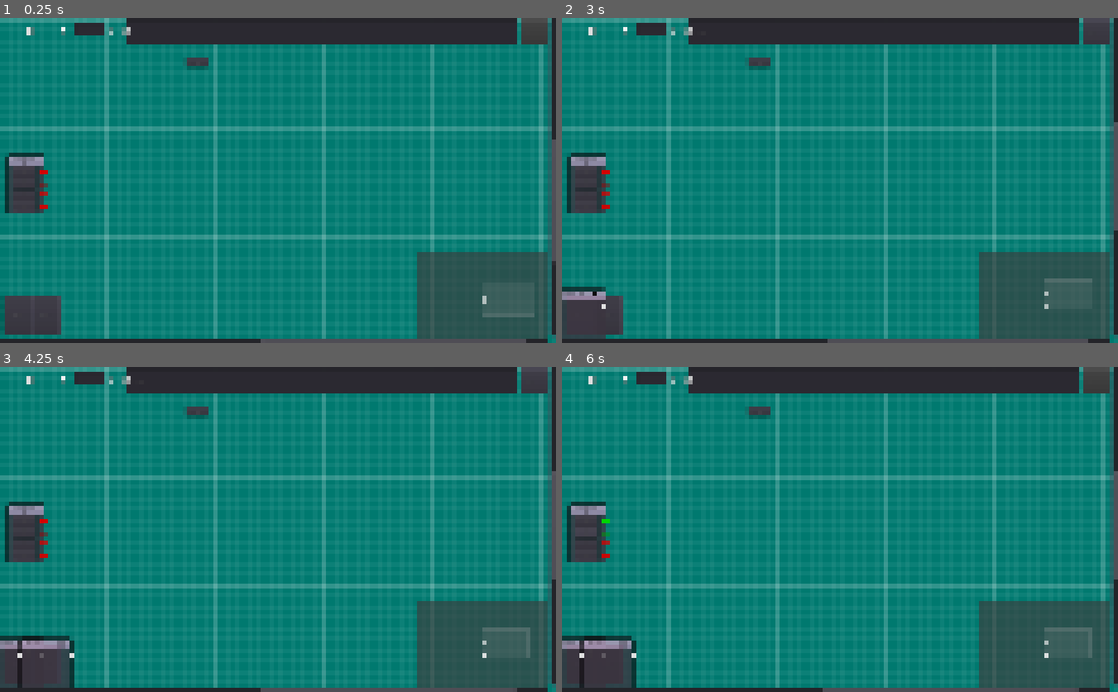
Above: before the commit, frames 1-4 (two rows, left to right).
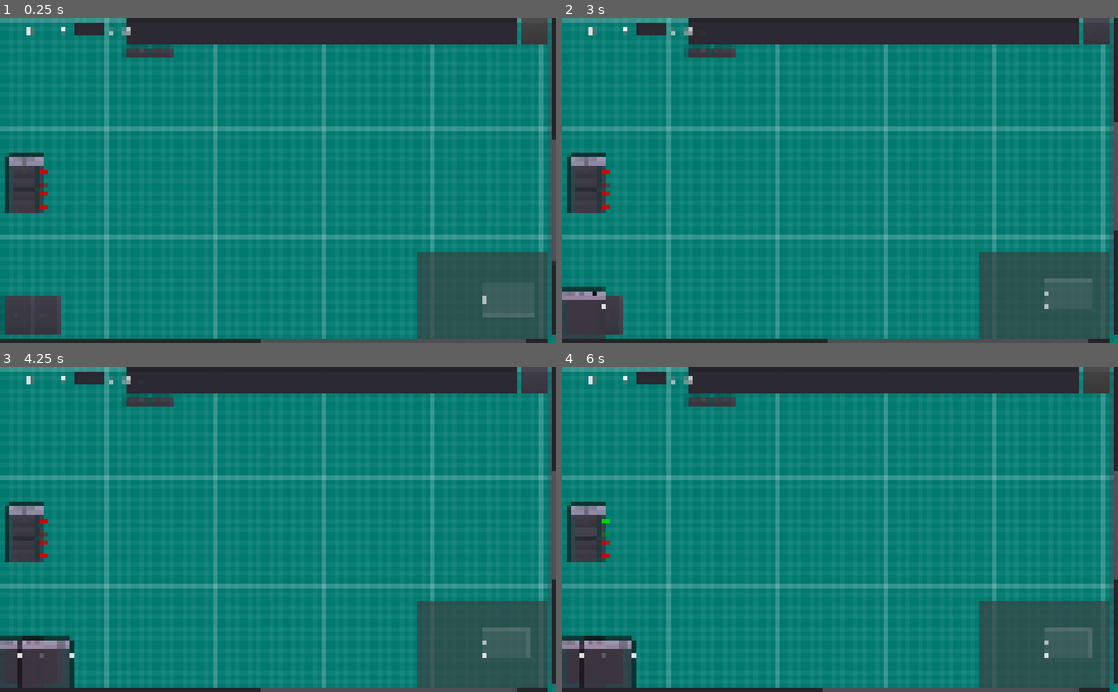
Above: after the commit, the same moments.

Repository: BWalby/LogicGates
Game: Godot game, scene res://Scenes/SandBox.tscn
The game is run twice, just before and just after one commit, with the same random seed, the same clock (stepped at 60 frames per second) and the same inputs.
Inputs (mouse positions are in pixels of both pictures, inside the frame that each line leads up to):
- Up to frame 1 (0.25 s): no input
- Up to frame 2 (3 s): click (884, 31) at 0.52 s; type "Alex" at 0.6 s; click (701, 50) at 1.25 s, where only the run after the commit has a clickable "Load"; click "save" (after the commit: "Save") at 2 s; click "AND" at 2.75 s
- Up to frame 3 (4.25 s): click "NOT" at 3.5 s
- Up to frame 4 (6 s): click "Add" at 4.25 s; click "A" at 5 s; click "B" at 5.75 s

The runs differ from the first frame. In frame 1, 0.4% of the frame differs, in the area x 22-38%, y 8-17%; in frame 2, 0.4%; in frame 3, 0.4%; in frame 4, 0.4%.
Error in both runs: Invalid get index 'uid' (on base: 'Nil'). (res://Scripts/Components/ComponentController.gd:38)

Commit message:
Implemented load button (also tests re-initialisation).

Diff:
--- a/SandBox.gd
+++ b/SandBox.gd
@@ -110,7 +110,10 @@
 	# child nodes seem to already be leaving the tree in this event
 	print("_on_GraphEdit_tree_exiting")
 
-func _on_SaveButton_pressed():
+func _on_LoadButton_button_up():
+	load_persisted_data()
+
+func _on_SaveButton_button_up():
 	ComponentController.save()
 
 func _on_GraphEdit_disconnection_request(from, from_slot, to, to_slot):
--- a/Scenes/SandBox.tscn
+++ b/Scenes/SandBox.tscn
@@ -67,6 +67,35 @@
 disabled = true
 text = "Add"
 
+[node name="FileOpsHBox" type="HBoxContainer" parent="."]
+anchor_right = 1.0
+margin_left = 230.0
+margin_top = 53.0
+margin_right = -15.0
+margin_bottom = 73.0
+__meta__ = {
+"_edit_use_anchors_": false
+}
+
+[node name="LoadButton" type="Button" parent="FileOpsHBox"]
+margin_right = 42.0
+margin_bottom = 20.0
+rect_pivot_offset = Vector2( 41, 10 )
+text = "Load"
+__meta__ = {
+"_edit_use_anchors_": false
+}
+
+[node name="SaveButton" type="Button" parent="FileOpsHBox"]
+margin_left = 46.0
+margin_right = 87.0
+margin_bottom = 20.0
+rect_pivot_offset = Vector2( 41, 10 )
+text = "Save"
+__meta__ = {
+"_edit_use_anchors_": false
+}
+
 [node name="GraphNode" parent="." instance=ExtResource( 1 )]
 margin_left = 10.0
 margin_top = 250.0
@@ -75,13 +104,6 @@
 mouse_filter = 1
 title = "Inputs"
 offset = Vector2( 10, 250 )
-
-[node name="SaveButton" type="Button" parent="."]
-margin_left = 341.989
-margin_top = 70.795
-margin_right = 353.989
-margin_bottom = 90.795
-text = "save"
 [connection signal="connection_request" from="." to="." method="_on_GraphEdit_connection_request"]
 [connection signal="disconnection_request" from="." to="." method="_on_GraphEdit_disconnection_request"]
 [connection signal="tree_exiting" from="." to="." method="_on_GraphEdit_tree_exiting"]
@@ -90,4 +112,5 @@
 [connection signal="text_changed" from="AddDefinitionHBox/DefinitionNameLineEdit" to="." method="_on_DefinitionNameLineEdit_text_changed"]
 [connection signal="text_entered" from="AddDefinitionHBox/DefinitionNameLineEdit" to="." method="_on_DefinitionNameLineEdit_text_entered"]
 [connection signal="button_up" from="AddDefinitionHBox/AddDefinitionButton" to="." method="_on_AddDefinitionButton_button_up"]
-[connection signal="pressed" from="SaveButton" to="." method="_on_SaveButton_pressed"]
+[connection signal="button_up" from="FileOpsHBox/LoadButton" to="." method="_on_LoadButton_button_up"]
+[connection signal="button_up" from="FileOpsHBox/SaveButton" to="." method="_on_SaveButton_button_up"]
--- a/Scripts/Components/ComponentFactory.gd
+++ b/Scripts/Components/ComponentFactory.gd
@@ -9,6 +9,7 @@
 	if !identifier:
 		identifier = component_type_def.name + "_" + str(uid)
 
+	print("uid %s assigned to %s" % [uid, identifier])
 
 	return Component.new(component_type_def, predicate, uid, identifier)
 
